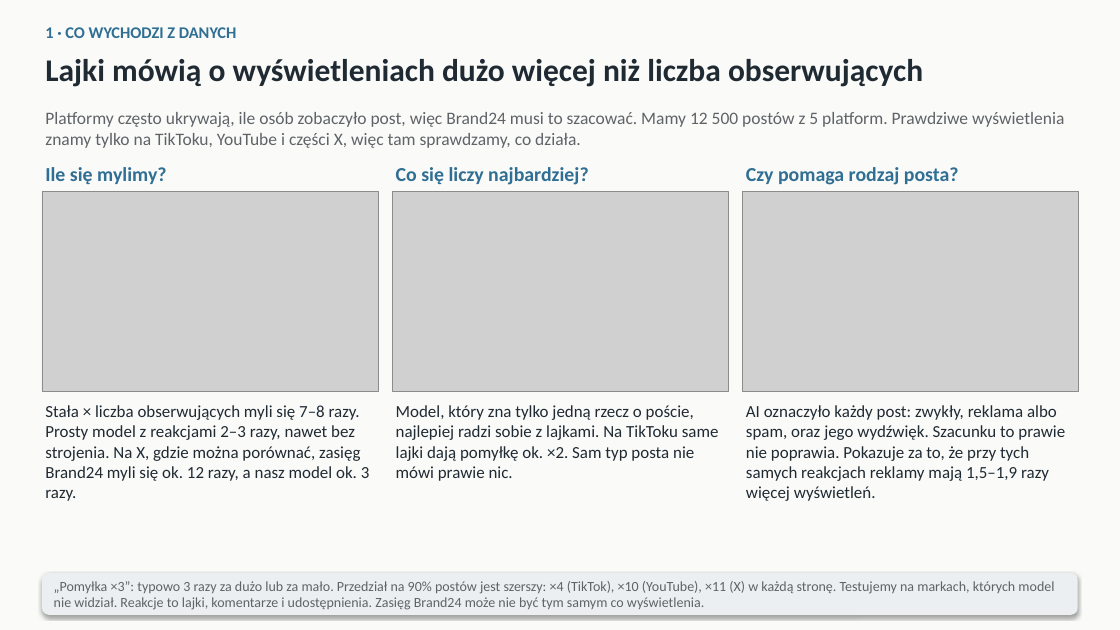
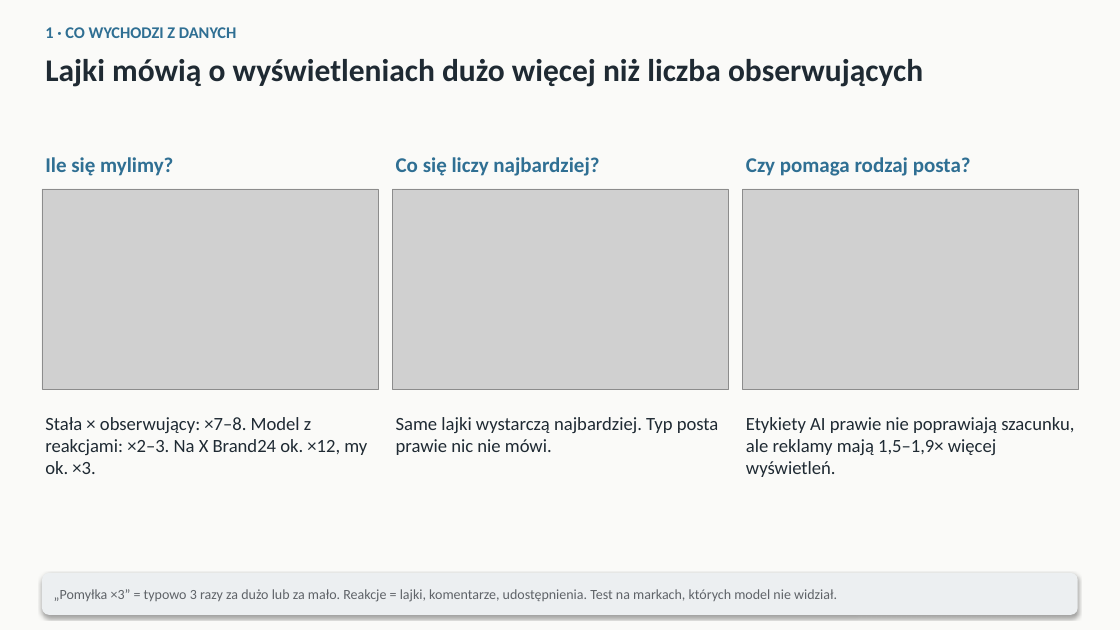
Before and after one commit to mikolaj-olesinski/Digital-Media-Analysis-PWR, a slide deck: slide 1 of pitchdeck/class_pl.pptx. Drawn at 1120x630 pixels with LibreOffice and Linux fonts; fonts in the diff are those of the drawing; grey boxes stand for pictures. Boxes give left, top, right and bottom in pixels: in the first picture for what was removed or moved away, otherwise in the second. Text is boxed around its words. In the diff, an @@ line names an element or a change of style, - is before the commit and + after.

```diff
--- a/pitchdeck/class_pl.pptx
+++ b/pitchdeck/class_pl.pptx
@@ text removed at [45, 112, 1064, 148] @@
-Platformy często ukrywają, ile osób zobaczyło post, więc Brand24 musi to szacować. Mamy 12 500 postów z 5 platform. Prawdziwe wyświetlenia znamy tylko na TikToku, YouTube i części X, więc tam sprawdzamy, co działa.
@@ 3 texts: place and size @@
-3 texts at [45, 167, 959, 185]
+3 texts at [45, 157, 971, 176]
@@ size 17 to 18 pt in 3 elements at [45, 157, 173, 176], [396, 157, 599, 176], [746, 157, 971, 176] @@
@@ text at [45, 417, 367, 474]: text changed; size 14.5 to 16 pt @@
-Stała × liczba obserwujących myli się 7–8 razy. Prosty model z reakcjami 2–3 razy, nawet bez strojenia. Na X, gdzie można porównać, zasięg Brand24 myli się ok. 12 razy, a nasz model ok. 3 razy.
+Stała × obserwujący: ×7–8. Model z reakcjami: ×2–3. Na X Brand24 ok. ×12, my ok. ×3.
@@ text at [396, 417, 719, 455]: text changed; size 14.5 to 16 pt @@
-Model, który zna tylko jedną rzecz o poście, najlepiej radzi sobie z lajkami. Na TikToku same lajki dają pomyłkę ok. ×2. Sam typ posta nie mówi prawie nic.
+Same lajki wystarczą najbardziej. Typ posta prawie nic nie mówi.
@@ text at [746, 417, 1074, 477]: text changed; size 14.5 to 16 pt @@
-AI oznaczyło każdy post: zwykły, reklama albo spam, oraz jego wydźwięk. Szacunku to prawie nie poprawia. Pokazuje za to, że przy tych samych reakcjach reklamy mają 1,5–1,9 razy więcej wyświetleń.
+Etykiety AI prawie nie poprawiają szacunku, ale reklamy mają 1,5–1,9× więcej wyświetleń.
@@ text at [54, 589, 837, 602]: text changed @@
-„Pomyłka ×3”: typowo 3 razy za dużo lub za mało. Przedział na 90% postów jest szerszy: ×4 (TikTok), ×10 (YouTube), ×11 (X) w każdą stronę. Testujemy na markach, których model nie widział. Reakcje to lajki, komentarze i udostępnienia. Zasięg Brand24 może nie być tym samym co wyświetlenia.
+„Pomyłka ×3” = typowo 3 razy za dużo lub za mało. Reakcje = lajki, komentarze, udostępnienia. Test na markach, których model nie widział.
```
Also in this commit, not shown: 4 other slides changed, 16 other files.
